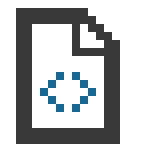
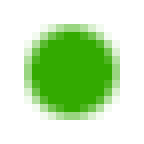
Layer changes from the first 144×144 image to the second:
showed "published", painted on it over [24, 24, 120, 120]
hid "Text / HTML" over [16, 8, 120, 144]
